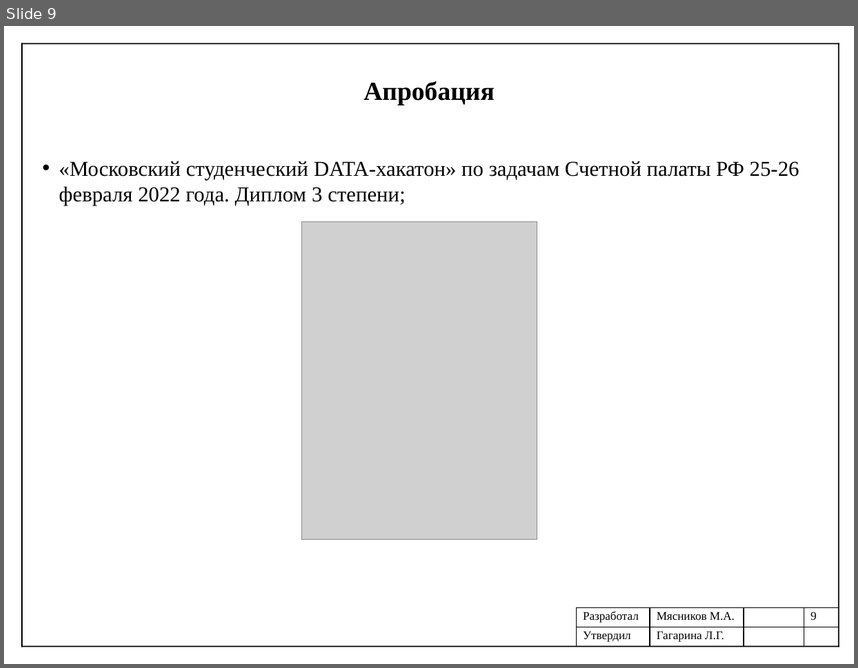
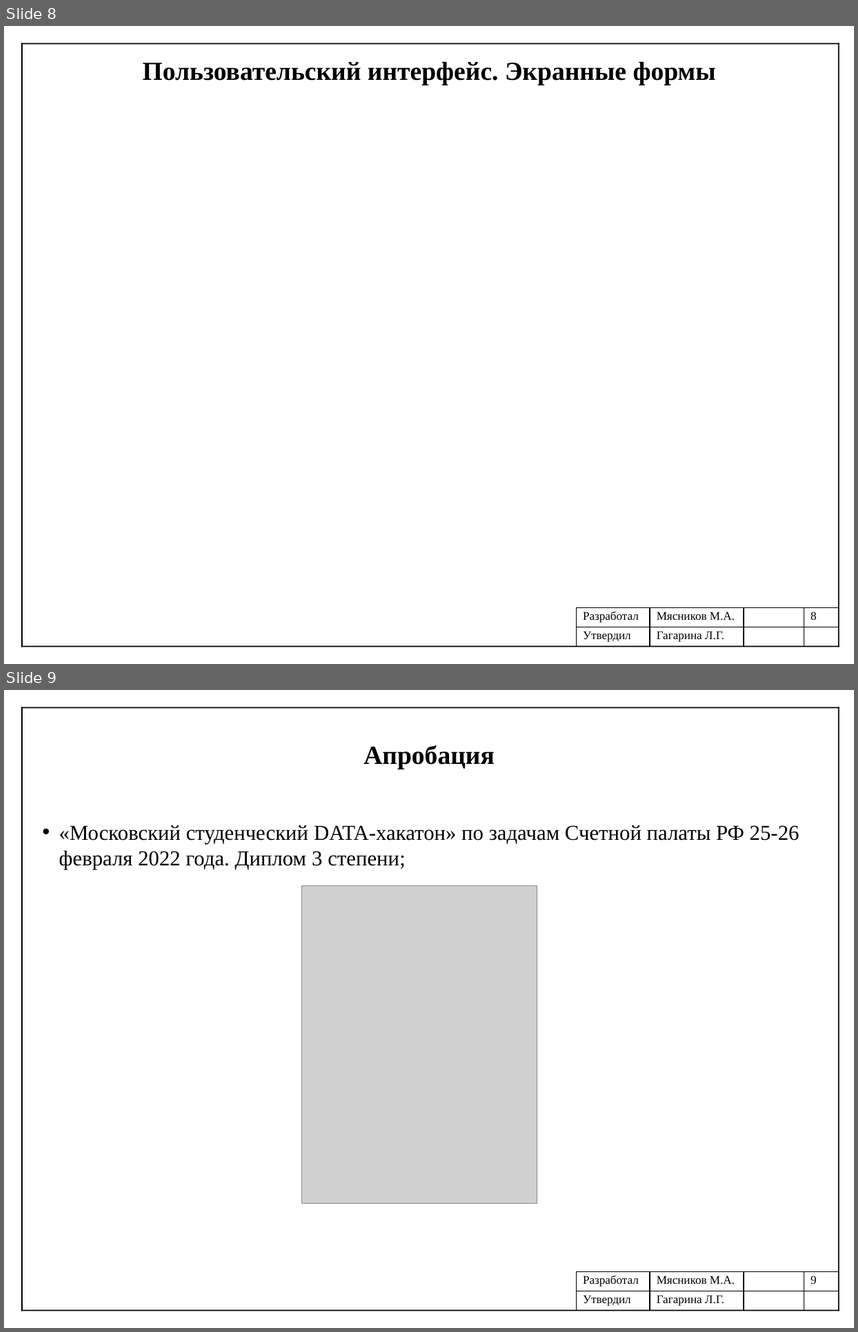
Before and after one commit to mJaJksJ/VCR, a slide deck: Технологическая практика/Презентация отчета.pptx. Shown one above the other, each under a label of ours: slide 9 before the commit, slides 8 and 9 after it. The pictures are 858x668 and 858x1332 pixels, drawn with LibreOffice and Linux fonts; fonts in the diff are those of the drawing; grey boxes stand for pictures. Boxes give left, top, right and bottom in pixels: in the first picture for what was removed or moved away, otherwise in the second. Text is boxed around its words. In the diff, an @@ line names an element or a change of style, - is before the commit and + after.

```diff
--- a/Технологическая практика/Презентация отчета.pptx
+++ b/Технологическая практика/Презентация отчета.pptx
@@ slide 8 added at [4, 26, 854, 664], background #FFFFFF @@
@@ line added from (22, 44) to (22, 646), #000000 1 pt @@
@@ line added from (22, 44) to (839, 44), #000000 1 pt @@
@@ line added from (839, 44) to (839, 646), #000000 1 pt @@
@@ text added at [143, 62, 716, 85], 22 pt, text #000000, bold @@
+Пользовательский интерфейс. Экранные формы
@@ table added at [576, 608, 839, 646], 2 rows, 4 columns @@
+Разработал | Мясников М.А. |  | 8
+Утвердил | Гагарина Л.Г. |  | 
@@ line added from (22, 646) to (839, 646), #000000 1 pt @@
```
Also in this commit, not shown: 3 slides changed, 1 slide removed, 4 other files.
